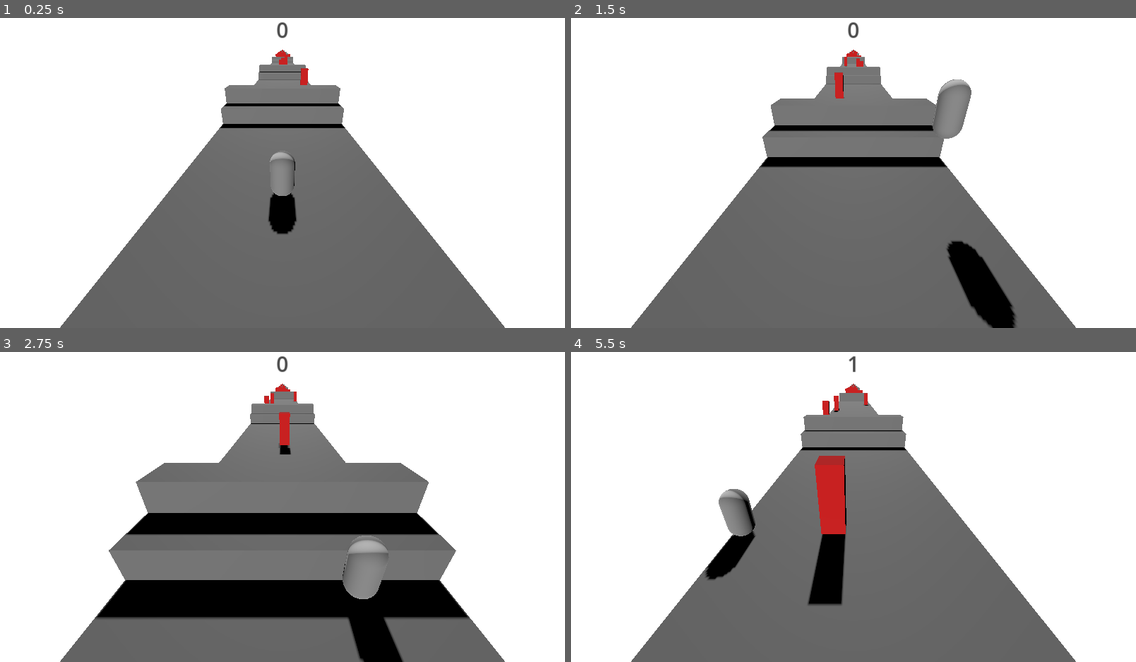
Above: before the commit, frames 1-4 (two rows, left to right).
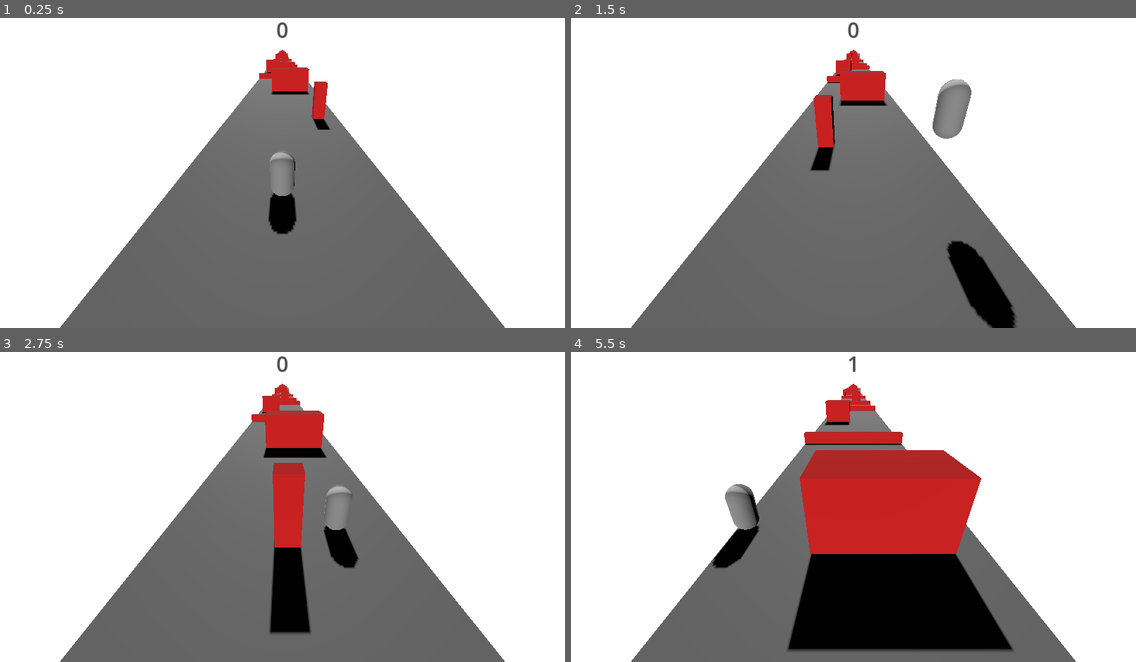
Above: after the commit, the same moments.

Repository: micycle8778/hopperz
Game: Godot game, scene res://World/world.tscn
Two runs of this game, one before a commit and one after it. Both use one fixed random seed, a clock stepped at 60 frames per second and the inputs below.
Inputs:
- Up to frame 1 (0.25 s): no input
- Up to frame 2 (1.5 s): hold D (move_right) 0.53-1.28 s; tap Space (jump) at 0.77 s; hold A (move_left) from 1.28 s (still down)
- Up to frame 3 (2.75 s): tap Space (jump) at 1.52 s; release A (move_left) at 2.03 s; hold D (move_right) from 2.03 s (still down)
- Up to frame 4 (5.5 s): tap Space (jump) at 3.02, 3.77, 4.52 s; release D (move_right) at 3.53 s; hold A (move_left) from 3.53 s (still down)

The runs differ from the first frame. In frame 1, 2.0% of the frame differs, in the area x 38-62%, y 10-36%; in frame 2, 4.6%; in frame 3, 21%; in frame 4, 21%, in the area x 23-79%, y 10-97%.

Commit message:
The game is now infinite
Started to destroy objects off screen (including the player)

Diff:
--- /dev/null
+++ b/World/GarbageCollector.gd
@@ -0,0 +1,9 @@
+extends Area3D
+
+func _on_body_entered(body: Node3D):
+	if body is Player:
+		body.kill()
+
+func _on_area_exited(area: Area3D):
+	if area is Obstacle:
+		area.queue_free()
--- a/World/world.gd
+++ b/World/world.gd
@@ -7,6 +7,20 @@
 const obstacles_path := "res://Obstacle/Obstacles/"
 
 @onready var obstacles_parent = $Obstacles
+
+var last_obstacle: Obstacle
+
+func create_obstacle(z: float):
+	var obstacle := (obstacles.pick_random() as PackedScene).instantiate() as Obstacle
+
+	obstacle.position = Vector3(0, 0, z)
+	obstacle.tree_exiting.connect(func():
+		create_obstacle(obstacle.position.z + distance)
+	)
+
+	obstacles_parent.add_child(obstacle)
+
+	last_obstacle = obstacle
 
 func _ready():
 	var dir := DirAccess.open(obstacles_path)
@@ -23,9 +37,7 @@
 			file_name = dir.get_next()
 
 	for i in range(100):
-		var obstacle := (obstacles.pick_random() as PackedScene).instantiate() as Obstacle
-		obstacle.position = Vector3(0, 0, start_point - i * distance)
-		obstacles_parent.add_child(obstacle)
+		create_obstacle(start_point - i * distance)
 
 func _on_player_scored():
 	Engine.time_scale += 0.05
--- a/World/world.tscn
+++ b/World/world.tscn
@@ -1,9 +1,10 @@
-[gd_scene load_steps=10 format=3 uid="uid://dnvud3lrgijm8"]
+[gd_scene load_steps=13 format=3 uid="uid://dnvud3lrgijm8"]
 
 [ext_resource type="PackedScene" uid="uid://bx0eaye2jeufi" path="res://Player/player.tscn" id="1_jiire"]
 [ext_resource type="Script" path="res://World/world.gd" id="1_o0pnk"]
 [ext_resource type="Script" path="res://World/HighScoreLabel.gd" id="3_8ofjy"]
 [ext_resource type="Script" path="res://World/ScoreLabel.gd" id="3_u3hoo"]
+[ext_resource type="Script" path="res://World/GarbageCollector.gd" id="5_xhk1e"]
 
 [sub_resource type="WorldBoundaryShape3D" id="WorldBoundaryShape3D_xp06p"]
 
@@ -18,6 +19,11 @@
 
 [sub_resource type="WorldBoundaryShape3D" id="WorldBoundaryShape3D_e4vw8"]
 plane = Plane(-1, 0, 0, -5)
+
+[sub_resource type="BoxMesh" id="BoxMesh_ynydg"]
+
+[sub_resource type="ConvexPolygonShape3D" id="ConvexPolygonShape3D_vd45t"]
+points = PackedVector3Array(0.5, 0.5, 0.5, 0.5, 0.5, -0.5, -0.5, 0.5, 0.5, 0.5, -0.5, 0.5, 0.5, -0.5, -0.5, -0.5, 0.5, -0.5, -0.5, -0.5, 0.5, -0.5, -0.5, -0.5)
 
 [node name="World" type="Node3D"]
 script = ExtResource("1_o0pnk")
@@ -155,9 +161,23 @@
 text = "0"
 script = ExtResource("3_u3hoo")
 
+[node name="GarbageCollector" type="Area3D" parent="."]
+script = ExtResource("5_xhk1e")
+
+[node name="MeshInstance3D" type="MeshInstance3D" parent="GarbageCollector"]
+transform = Transform3D(12.7245, 0, 0, 0, 18.7779, 0, 0, 0, 1, 0, 0, 12)
+mesh = SubResource("BoxMesh_ynydg")
+skeleton = NodePath("../..")
+
+[node name="CollisionShape3D" type="CollisionShape3D" parent="GarbageCollector"]
+transform = Transform3D(12.7245, 0, 0, 0, 18.7779, 0, 0, 0, 1, 0, 0, 12)
+shape = SubResource("ConvexPolygonShape3D_vd45t")
+
 [connection signal="tree_exiting" from="." to="." method="_on_tree_exiting"]
 [connection signal="killed" from="Player" to="." method="_on_player_killed"]
 [connection signal="killed" from="Player" to="DeathMenu/MarginContainer/PanelContainer/MarginContainer/VBoxContainer/HighScoreLabel" method="_on_player_killed"]
 [connection signal="scored" from="Player" to="." method="_on_player_scored"]
 [connection signal="scored" from="Player" to="ScoreCounter/MarginContainer/ScoreLabel" method="_on_player_scored"]
 [connection signal="pressed" from="DeathMenu/MarginContainer/PanelContainer/MarginContainer/VBoxContainer/RestartButton" to="." method="_on_restart_button_pressed"]
+[connection signal="area_exited" from="GarbageCollector" to="GarbageCollector" method="_on_area_exited"]
+[connection signal="body_entered" from="GarbageCollector" to="GarbageCollector" method="_on_body_entered"]
